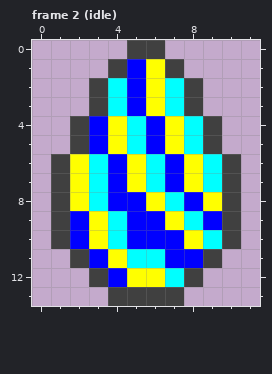
File history of a pixel-art file, art/sprites/gotchi/egg.aseprite. The picture above was drawn from the file before the commit.
12x14 pixels, 6 frames. Shown: frame 2 (idle). The commit also changed other frames, which this record leaves out.
The same view after the edit:
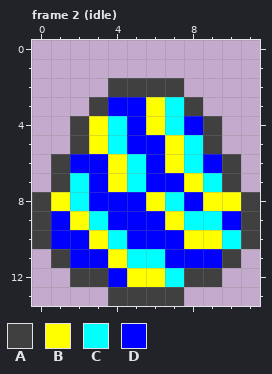
Palette (. is transparent): A #404040  B #ffff00  C #00ffff  D #0000ff
Diff:
--- frame 2 (idle)
@@ x 0..11 @@
- 0 .....AA.....
- 1 ....ADBA....
- 2 ...ACDBCA...
- 3 ...ACDBCA...
- 4 ..ADBCDBCA..
- 5 ..ADBCDBCA..
- 6 .ABCDBCDBCA.
- 7 .ABCDBCDBCA.
- 8 .ABCDDBCDBA.
- 9 .ADBCDDBCDA.
-10 .ADBCDDDBCA.
-11 ..ADBCCDDA..
-12 ...ADBBCA...
+ 0 ............
+ 1 ............
+ 2 ....AAAA....
+ 3 ...ADDBCA...
+ 4 ..ABCDBCDA..
+ 5 ..ABCDDBCA..
+ 6 .ADDBCDBCDA.
+ 7 .ACDBCDDBCA.
+ 8 ABCDDDBCDBBA
+ 9 ADBCDDDBCCDA
+10 ADDBCDDDBBCA
+11 .ADDBCCDDDA.
+12 ..AADBBCAA..
 13 ....AAAA....
